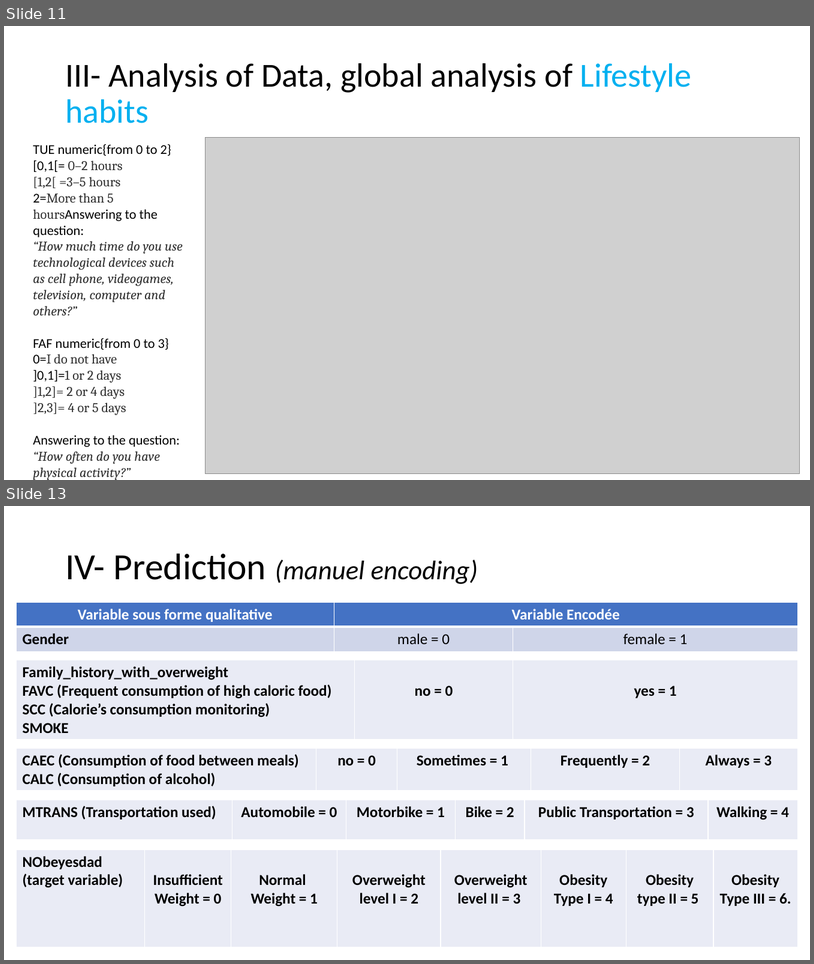
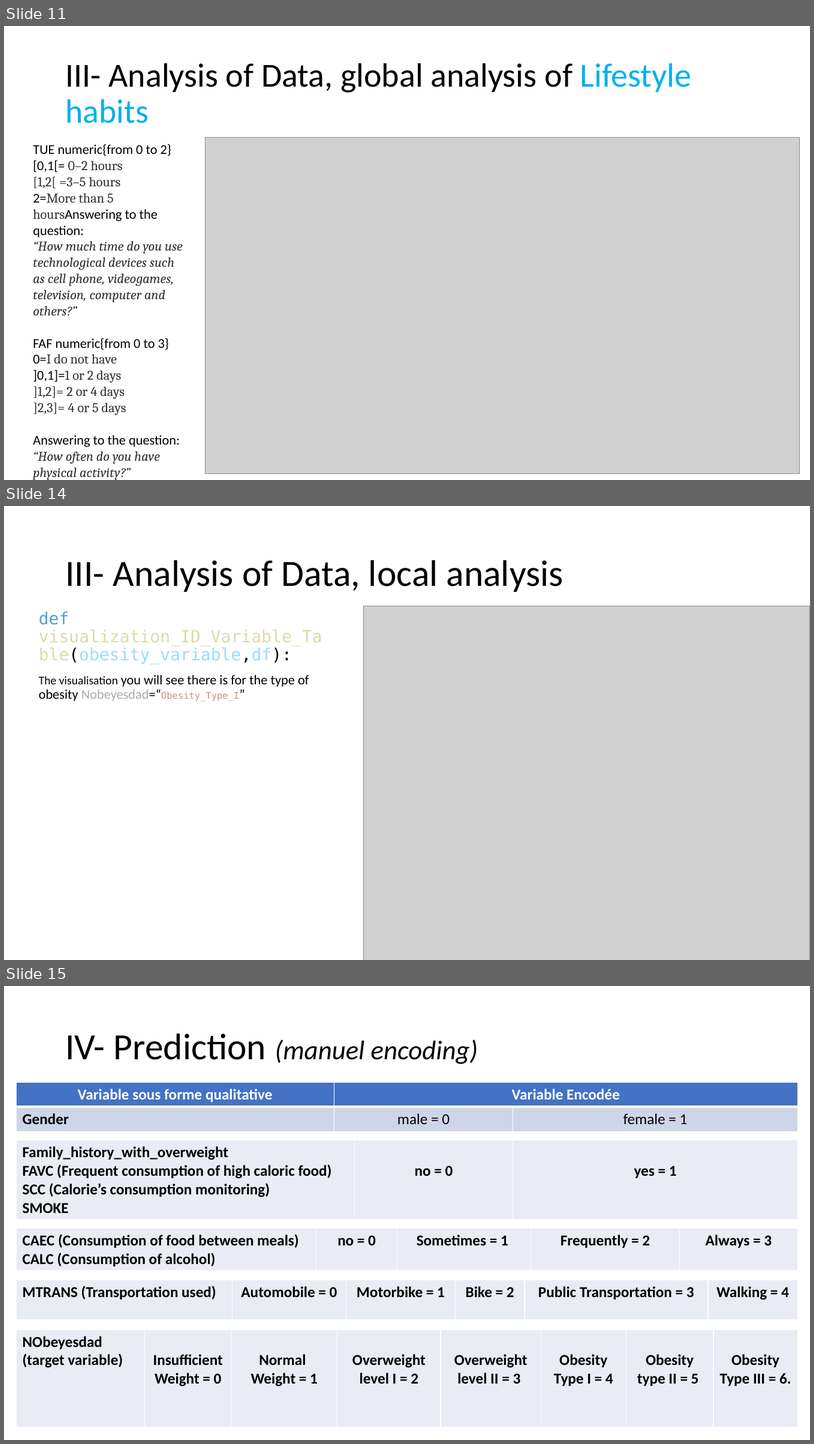
Before and after one commit to Leodespt/Projet_Python, a slide deck: Presentation_Python.pptx. Shown one above the other, each under a label of ours: slides 11 and 13 before the commit, slides 11, 14 and 15 after it; the slides between them are not shown. The pictures are 814x964 and 814x1444 pixels, drawn with LibreOffice and Linux fonts; fonts in the diff are those of the drawing; grey boxes stand for pictures. Boxes give left, top, right and bottom in pixels: in the first picture for what was removed or moved away, otherwise in the second. Text is boxed around its words. In the diff, an @@ line names an element or a change of style, - is before the commit and + after.

```diff
--- a/Presentation_Python.pptx
+++ b/Presentation_Python.pptx
@@ slide 14 added at <box>4,506,810,960</box>, background #FFFFFF @@
@@ title added at <box>65,560,564,592</box>, 44 pt, text #000000 @@
+III- Analysis of Data, local analysis
@@ text added at <box>39,611,323,701</box>, 20 pt, text #000000 @@
+def visualization_ID_Variable_Table(obesity_variable,df):
+The visualisation you will see there is for the type of obesity Nobeyesdad=“Obesity_Type_I”
@@ picture added at <box>364,606,810,960</box> @@
@@ what was slide 13 is now slide 15 @@
```
Also in this commit, not shown: 2 slides changed, 6 other slides added, 1 slide removed, 1 other file.
